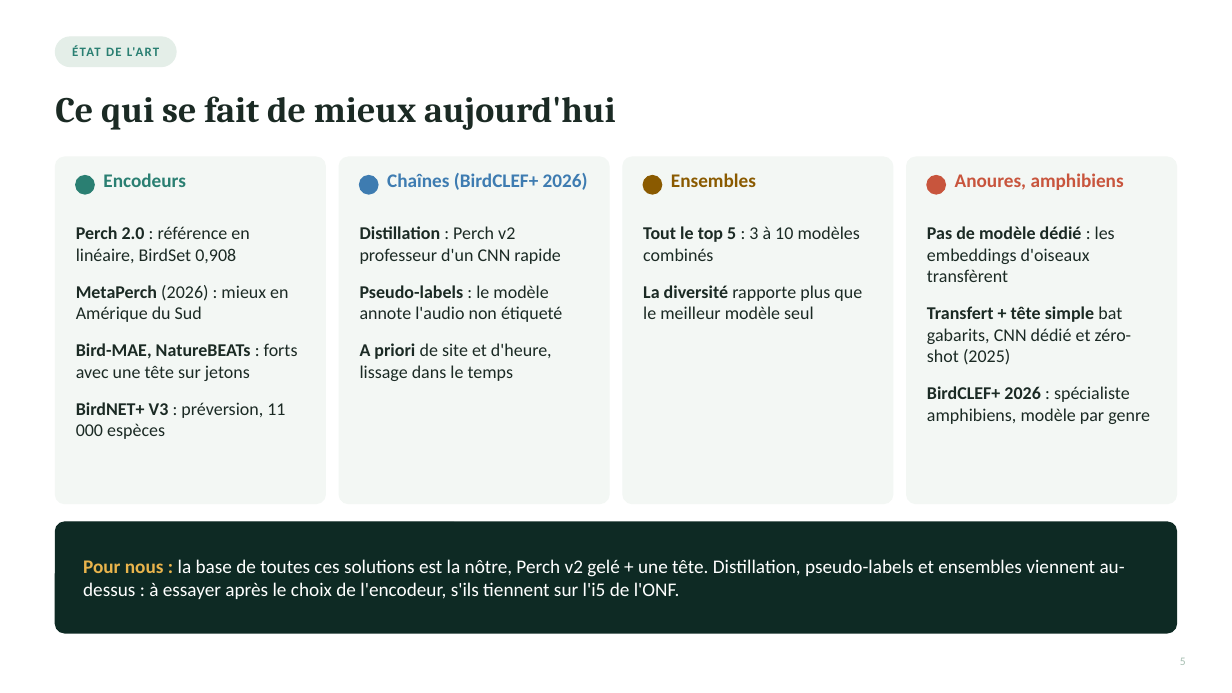
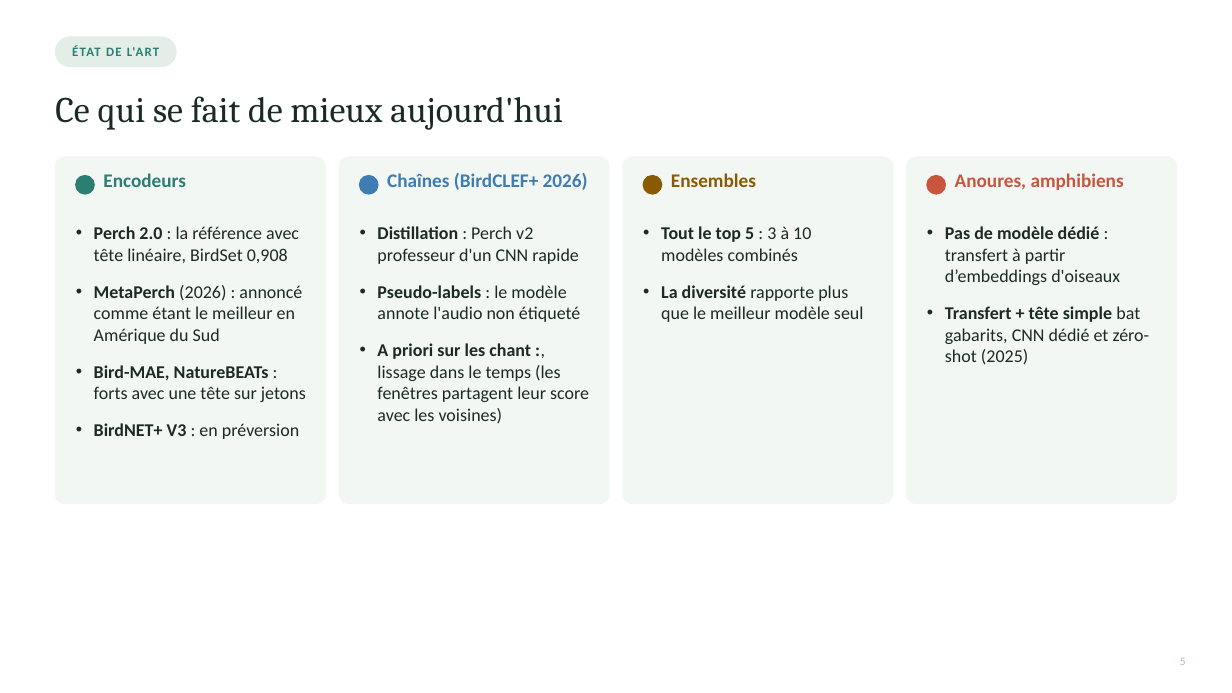
Before and after one commit to Rumble-Paw-Patrol/Grenouille, a slide deck: slide 4 of documentation/prez/presentation_suivi_2.pptx (slide 5 before the commit). Drawn at 1232x693 pixels with LibreOffice and Linux fonts; fonts in the diff are those of the drawing. Boxes give left, top, right and bottom in pixels: in the first picture for what was removed or moved away, otherwise in the second. Text is boxed around its words. In the diff, an @@ line names an element or a change of style, - is before the commit and + after.

```diff
--- a/documentation/prez/presentation_suivi_2.pptx
+++ b/documentation/prez/presentation_suivi_2.pptx
@@ text "Ce qui se fait de ..." at <box>55,96,563,130</box>: bold off @@
@@ text at <box>94,226,302,344</box>: text changed @@
-• Perch 2.0 : référence en linéaire, BirdSet 0,908
-• MetaPerch (2026) : mieux en Amérique du Sud
+• Perch 2.0 : la référence avec tête linéaire, BirdSet 0,908
+• MetaPerch (2026) : annoncé comme étant le meilleur en Amérique du Sud
@@ text "Tout le top 5 : ..." rewrapped from <box>643,226,862,319</box> to <box>661,226,864,322</box> @@
@@ text at <box>945,226,1120,285</box>: text changed @@
-• Pas de modèle dédié : les embeddings d'oiseaux transfèrent
+• Pas de modèle dédié : transfert à partir d’embeddings d'oiseaux
@@ text at <box>377,343,589,424</box>: text changed @@
-• A priori de site et d'heure, lissage dans le temps
+• A priori sur les chant :, lissage dans le temps (les fenêtres partagent leur score avec les voisines)
@@ text at <box>927,386,1150,424</box>: paragraph removed @@
-• BirdCLEF+ 2026 : spécialiste amphibiens, modèle par genre
@@ text at <box>94,423,299,439</box>: text changed @@
-• BirdNET+ V3 : préversion, 11 000 espèces
+• BirdNET+ V3 : en préversion
@@ rounded rectangle removed at <box>55,522,1177,633</box> @@
@@ text removed at <box>83,559,1125,599</box> @@
-Pour nous : la base de toutes ces solutions est la nôtre, Perch v2 gelé + une tête. Distillation, pseudo-labels et ensembles viennent au-dessus : à essayer après le choix de l'encodeur, s'ils tiennent sur l'i5 de l'ONF.
```
Also in this commit, not shown: 9 other slides changed, 1 slide added, 5 slides removed, 2 other files.
